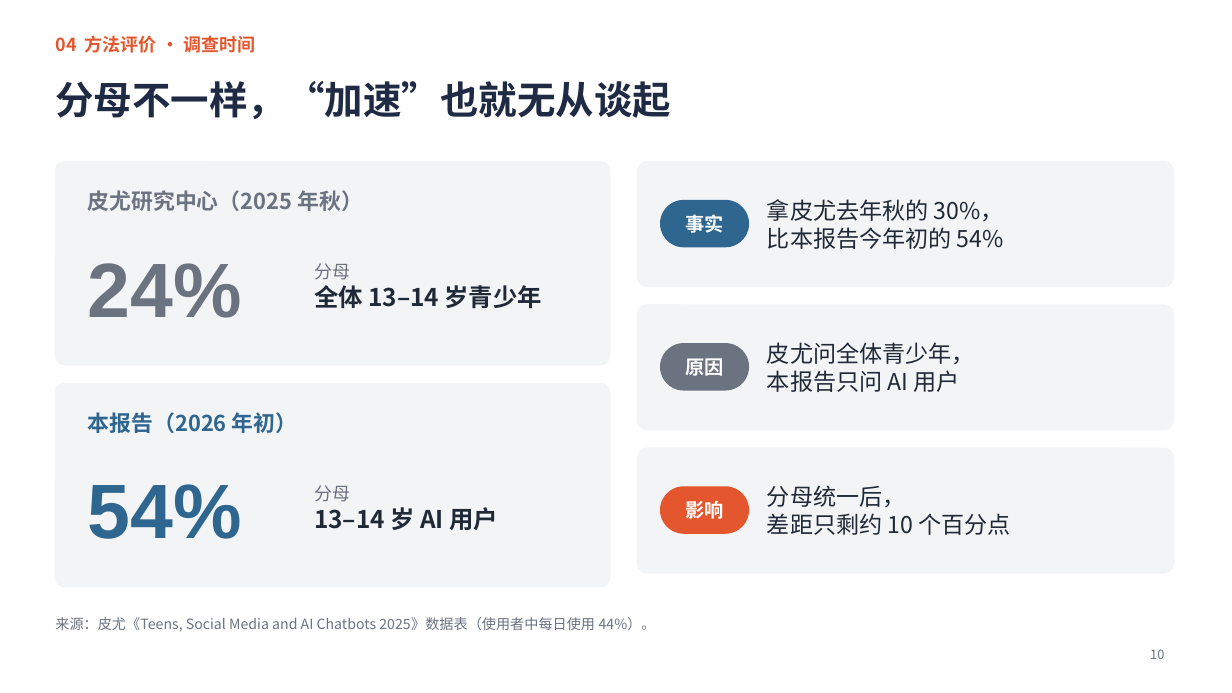
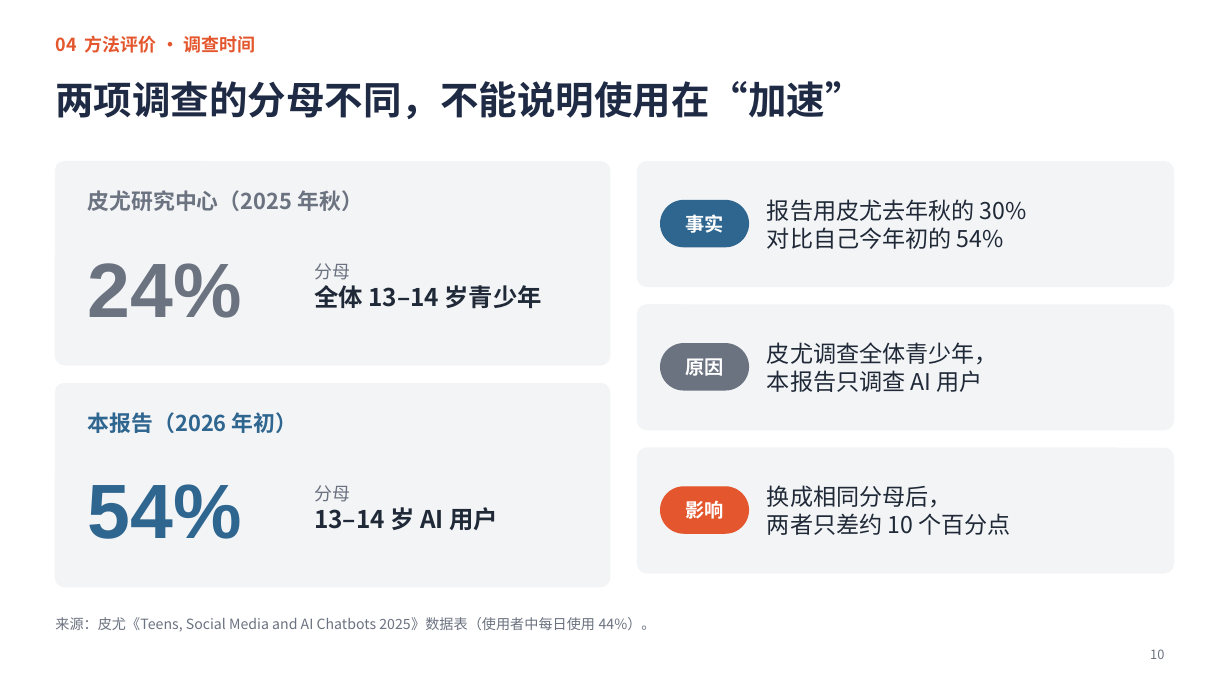
Before and after one commit to jayleo113/ppt, a slide deck: slide 10 of Gracenote报告解读_课堂汇报.pptx. Drawn at 1232x693 pixels with LibreOffice and Linux fonts; fonts in the diff are those of the drawing. Boxes give left, top, right and bottom in pixels: in the first picture for what was removed or moved away, otherwise in the second. Text is boxed around its words. In the diff, an @@ line names an element or a change of style, - is before the commit and + after.

```diff
--- a/Gracenote报告解读_课堂汇报.pptx
+++ b/Gracenote报告解读_课堂汇报.pptx
@@ title at box(55, 81, 863, 119): text changed @@
-分母不一样，“加速”也就无从谈起
+两项调查的分母不同，不能说明使用在“加速”
@@ text at box(767, 199, 1027, 249): text changed @@
-拿皮尤去年秋的 30%，
-比本报告今年初的 54%
+报告用皮尤去年秋的 30%
+对比自己今年初的 54%
@@ text at box(767, 342, 998, 392): text changed @@
-皮尤问全体青少年，
-本报告只问 AI 用户
+皮尤调查全体青少年，
+本报告只调查 AI 用户
@@ text at box(767, 485, 1010, 535): text changed @@
-分母统一后，
-差距只剩约 10 个百分点
+换成相同分母后，
+两者只差约 10 个百分点
```
Also in this commit, not shown: 13 other slides changed, 4 other files.
